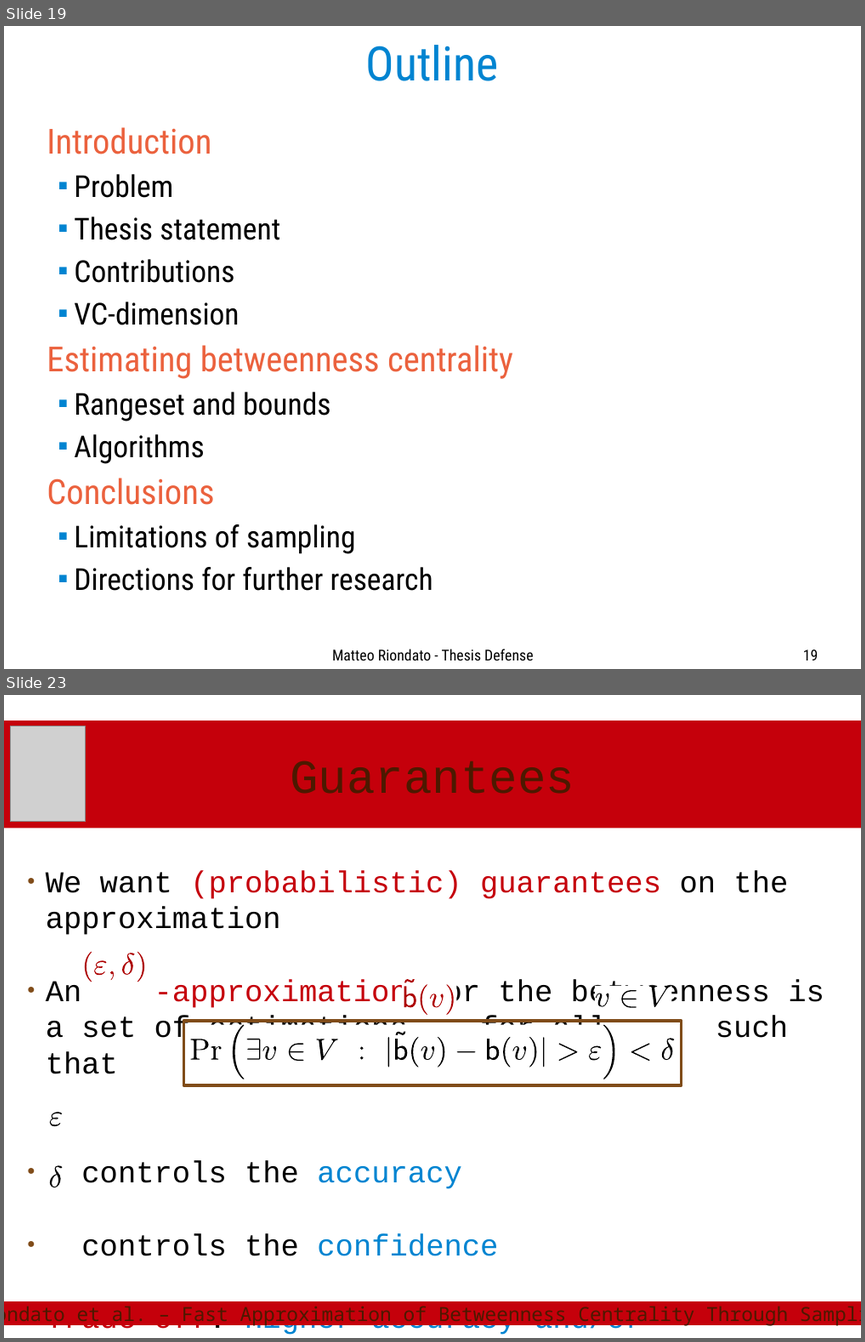
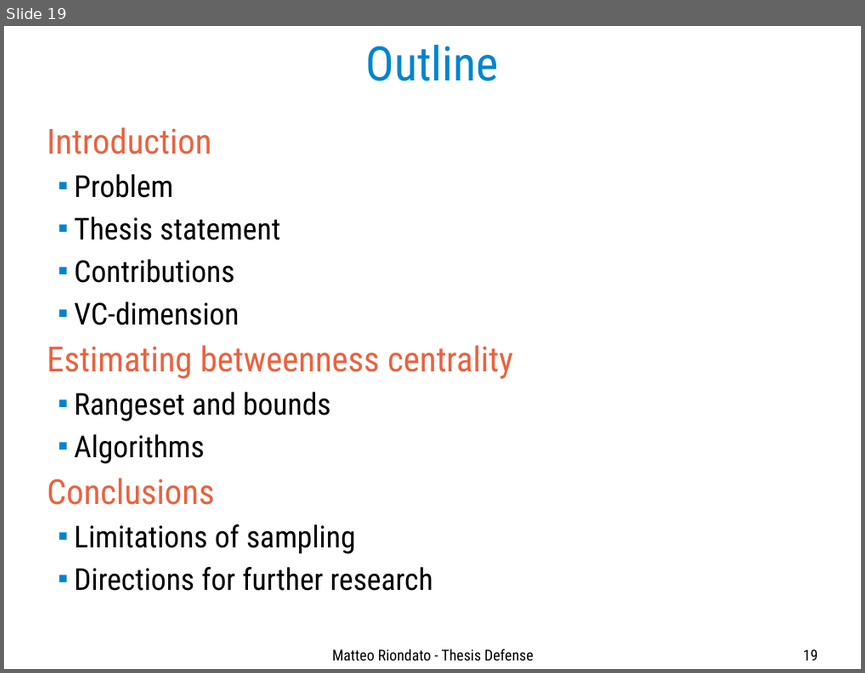
Before and after one commit to ZhizhongIsaacChen/dissertation, a slide deck: defense/Defense-talk.odp. Shown one above the other, each under a label of ours: slides 19 and 23 before the commit, slide 19 after it; the slides between them are not shown. The pictures are 865x1342 and 865x673 pixels, drawn with LibreOffice and Linux fonts; fonts in the diff are those of the drawing; grey boxes stand for pictures. Boxes give left, top, right and bottom in pixels: in the first picture for what was removed or moved away, otherwise in the second. Text is boxed around its words. In the diff, an @@ line names an element or a change of style, - is before the commit and + after.

```diff
--- a/defense/Defense-talk.odp
+++ b/defense/Defense-talk.odp
@@ slide 23 removed at bbox=[4, 695, 861, 1338], background #FFFFFF @@
@@ title removed at bbox=[4, 721, 861, 828] @@
-Guarantees
@@ picture removed at bbox=[10, 726, 86, 822] @@
@@ text removed at bbox=[46, 871, 824, 1336] @@
-● We want (probabilistic) guarantees on the approximation
-● An -approximation for the betweenness is a set of estimations for all such that
-● controls the accuracy
-● controls the confidence
-● Trade-off: Higher accuracy and/or confidence requires more samples!
@@ group removed at bbox=[81, 952, 147, 982]: 6 freeform shapes @@
@@ group removed at bbox=[402, 979, 457, 1015]: 6 freeform shapes @@
@@ group removed at bbox=[595, 986, 672, 1009]: 4 freeform shapes @@
@@ rectangle removed at bbox=[183, 1021, 681, 1085] @@
@@ group removed at bbox=[190, 1025, 676, 1079]: 26 freeform shapes @@
@@ freeform shape removed at bbox=[49, 1112, 64, 1126] @@
@@ freeform shape removed at bbox=[50, 1111, 63, 1127] @@
@@ freeform shape removed at bbox=[48, 1166, 64, 1187] @@
@@ freeform shape removed at bbox=[50, 1165, 63, 1187] @@
@@ rectangle removed at bbox=[4, 1301, 861, 1325] @@
-Riondato et al. – Fast Approximation of Betweenness Centrality Through Sampling
```
Also in this commit, not shown: 15 slides changed, 2 slides added, 1 other slide removed.
